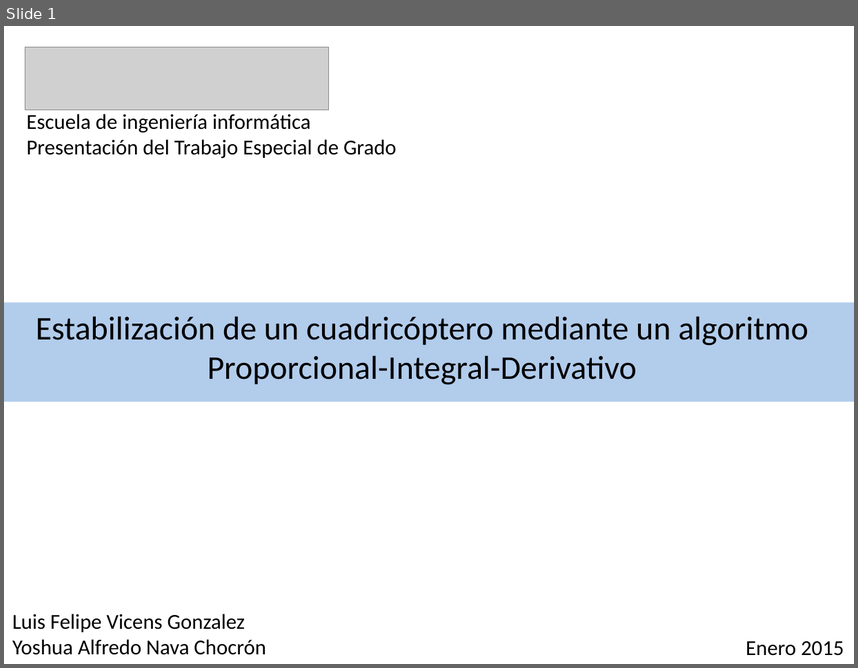
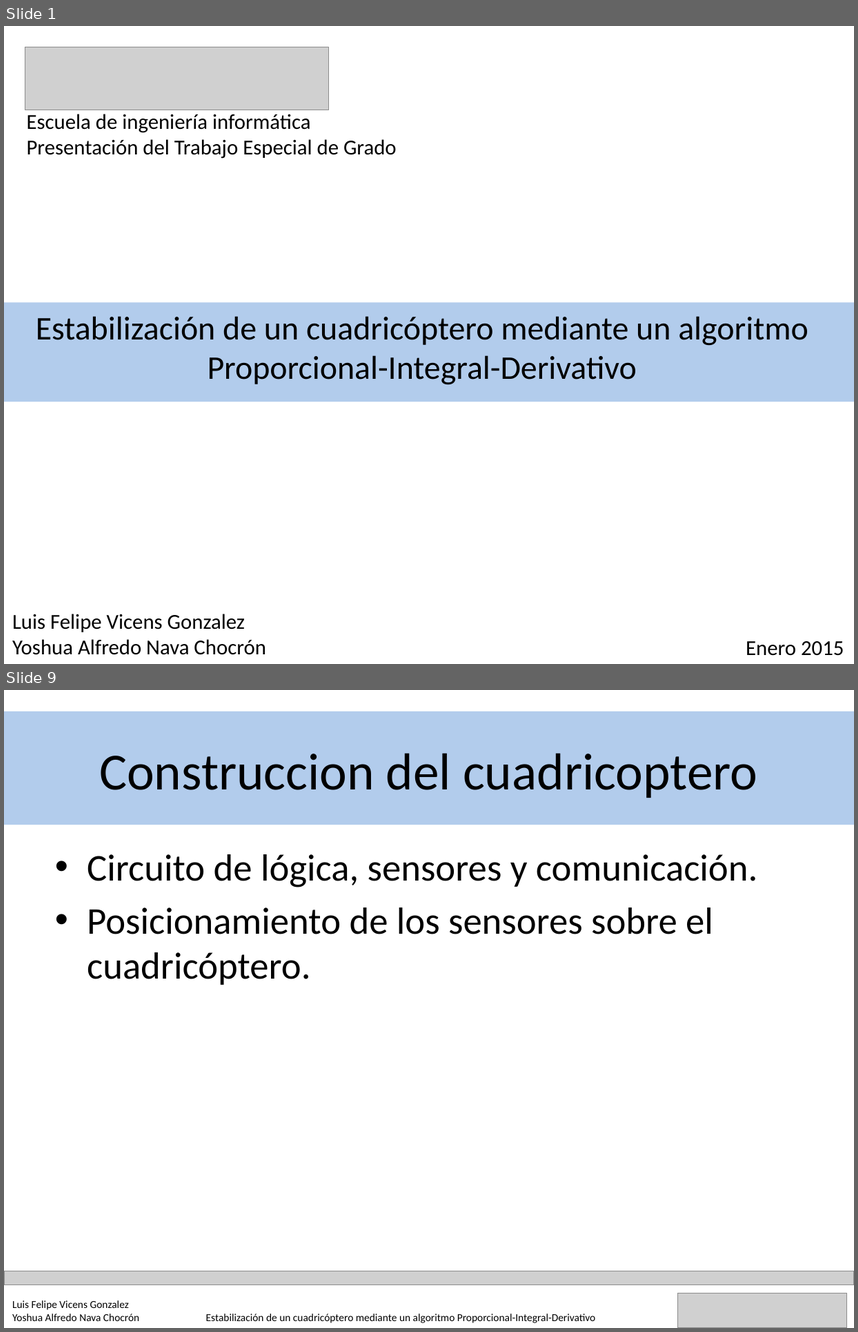
Before and after one commit to YoshuaNava/TesisCuadricoptero, a slide deck: Documento/Defensa TEG.pptx. Shown one above the other, each under a label of ours: slide 1 before the commit, slides 1 and 9 after it; the slides between them are not shown. The pictures are 858x668 and 858x1332 pixels, drawn with LibreOffice and Linux fonts; fonts in the diff are those of the drawing; grey boxes stand for pictures. Boxes give left, top, right and bottom in pixels: in the first picture for what was removed or moved away, otherwise in the second. Text is boxed around its words. In the diff, an @@ line names an element or a change of style, - is before the commit and + after.

```diff
--- a/Documento/Defensa TEG.pptx
+++ b/Documento/Defensa TEG.pptx
@@ slide 9 added at [4,690,854,1328], background #FFFFFF @@
@@ rectangle added at [4,711,854,825], fill #8EB4E3 at 68% opacity @@
@@ title added at [99,753,757,798], 44 pt, text #000000 @@
+Construccion del cuadricoptero
@@ text added at [87,854,757,985], 32 pt, text #000000 @@
+• Circuito de lógica, sensores y comunicación.
+• Posicionamiento de los sensores sobre el cuadricóptero.
@@ picture added at [4,1270,854,1284] @@
@@ text added at [12,1300,139,1321], 9 pt, text #000000 @@
+Luis Felipe Vicens Gonzalez
+Yoshua Alfredo Nava Chocrón
@@ picture added at [678,1292,847,1328] @@
@@ text added at [206,1313,595,1323], 9 pt, text #000000 @@
+Estabilización de un cuadricóptero mediante un algoritmo Proporcional-Integral-Derivativo
```
Also in this commit, not shown: 1 slide changed, 16 other slides added.
